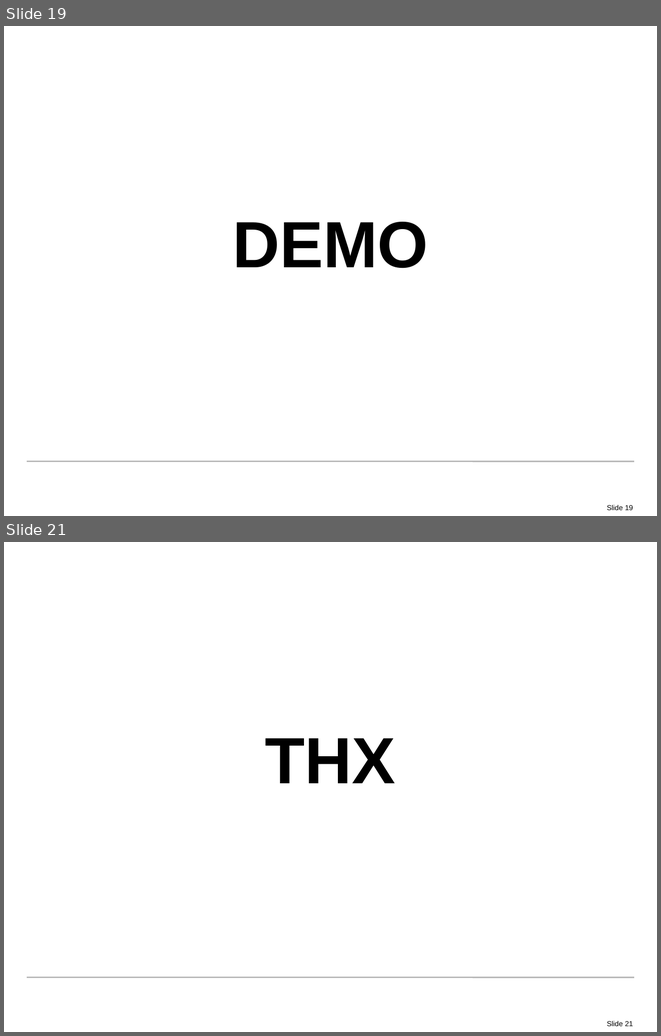
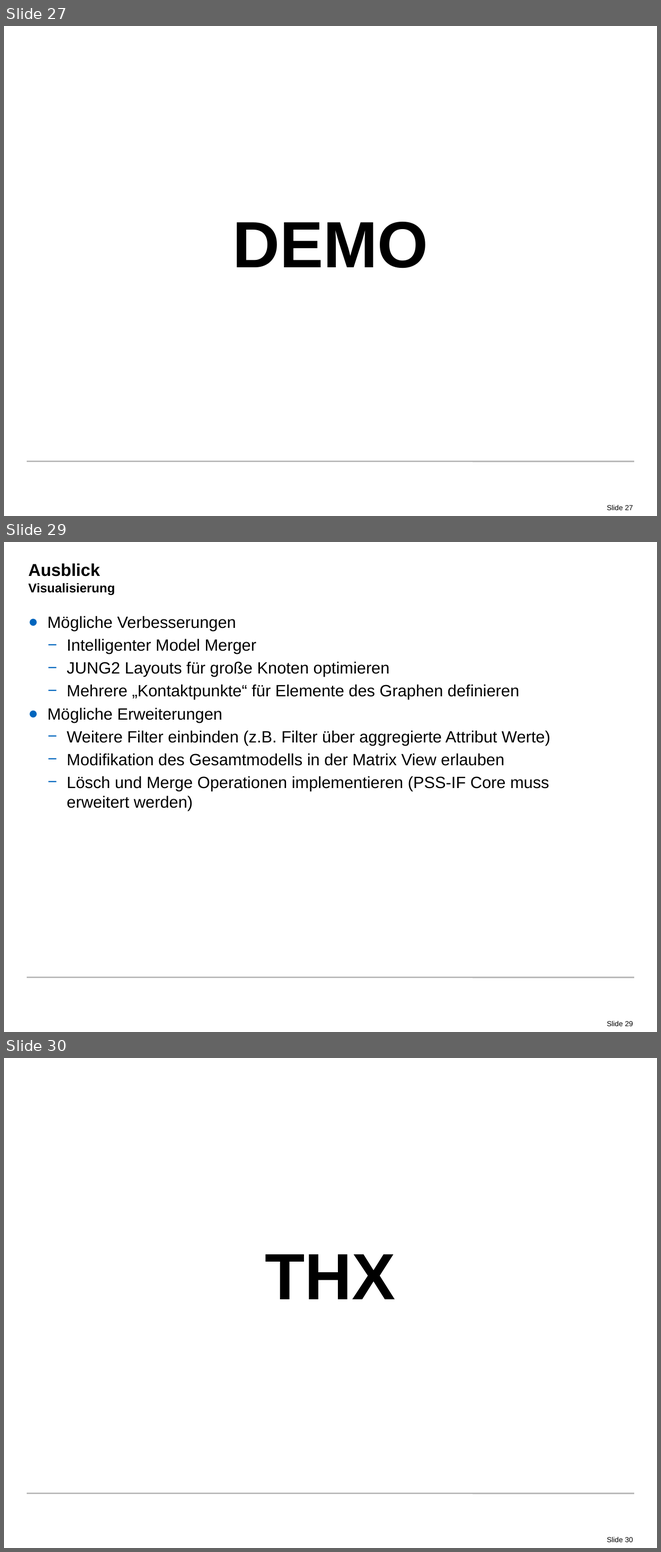
Before and after one commit to radke-tum/idp, a slide deck: pssif/doc/PSSIF.pptx. Shown one above the other, each under a label of ours: slides 19 and 21 before the commit, slides 27, 29 and 30 after it; the slides between them are not shown. The pictures are 661x1036 and 661x1552 pixels, drawn with LibreOffice and Linux fonts; fonts in the diff are those of the drawing; background and template pictures are left out. Boxes give left, top, right and bottom in pixels: in the first picture for what was removed or moved away, otherwise in the second. Text is boxed around its words. In the diff, an @@ line names an element or a change of style, - is before the commit and + after.

```diff
--- a/pssif/doc/PSSIF.pptx
+++ b/pssif/doc/PSSIF.pptx
@@ slide 29 added at (x1=4, y1=542, x2=657, y2=1032), background #FFFFFF; not listed: 2 template elements that a slide beside it also shows @@
@@ title added at (x1=28, y1=563, x2=115, y2=595), 14 pt, text #000000, bold @@
+Ausblick
+Visualisierung
@@ text added at (x1=47, y1=616, x2=550, y2=811), 18 pt, text #000000 @@
+● Mögliche Verbesserungen
+  − Intelligenter Model Merger
+  − JUNG2 Layouts für große Knoten optimieren
+  − Mehrere „Kontaktpunkte“ für Elemente des Graphen definieren
+● Mögliche Erweiterungen
+  − Weitere Filter einbinden (z.B. Filter über aggregierte Attribut Werte)
+  − Modifikation des Gesamtmodells in der Matrix View erlauben
+  − Lösch und Merge Operationen implementieren (PSS-IF Core muss erweitert werden)
@@ what was slide 19 is now slide 27 @@
@@ page number at (x1=607, y1=505, x2=633, y2=510): text changed @@
-Slide 19
+Slide 27
@@ what was slide 21 is now slide 30 @@
@@ page number at (x1=607, y1=1537, x2=633, y2=1542): text changed @@
-Slide 21
+Slide 30
```
Also in this commit, not shown: 8 slides changed, 12 other slides added, 4 slides removed.
